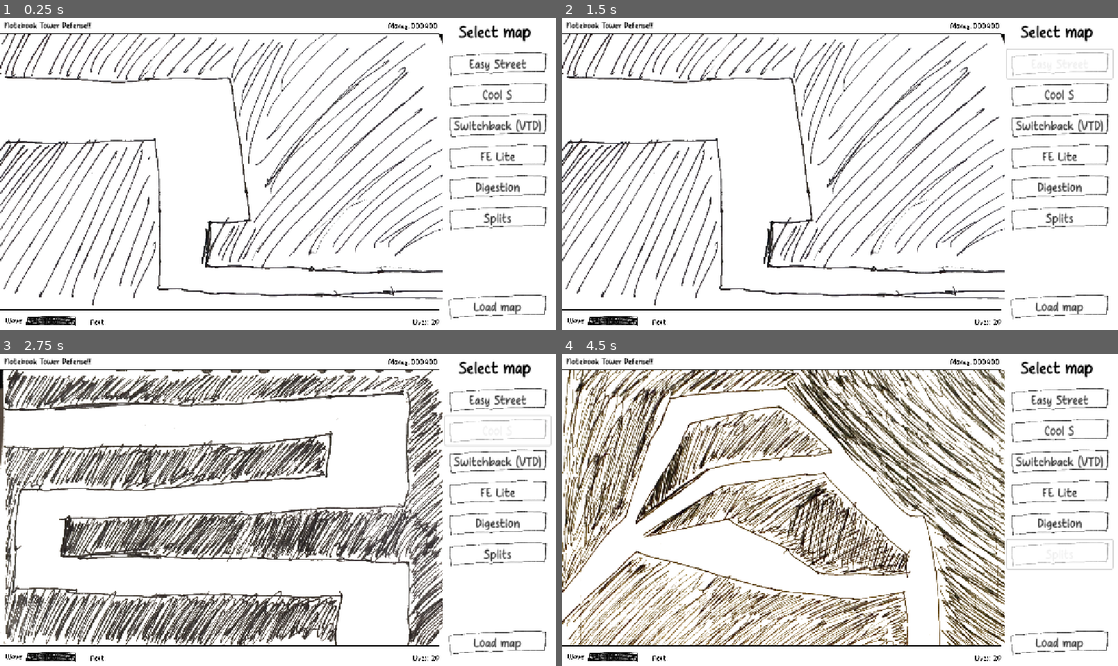
Above: before the commit, frames 1-4 (two rows, left to right).
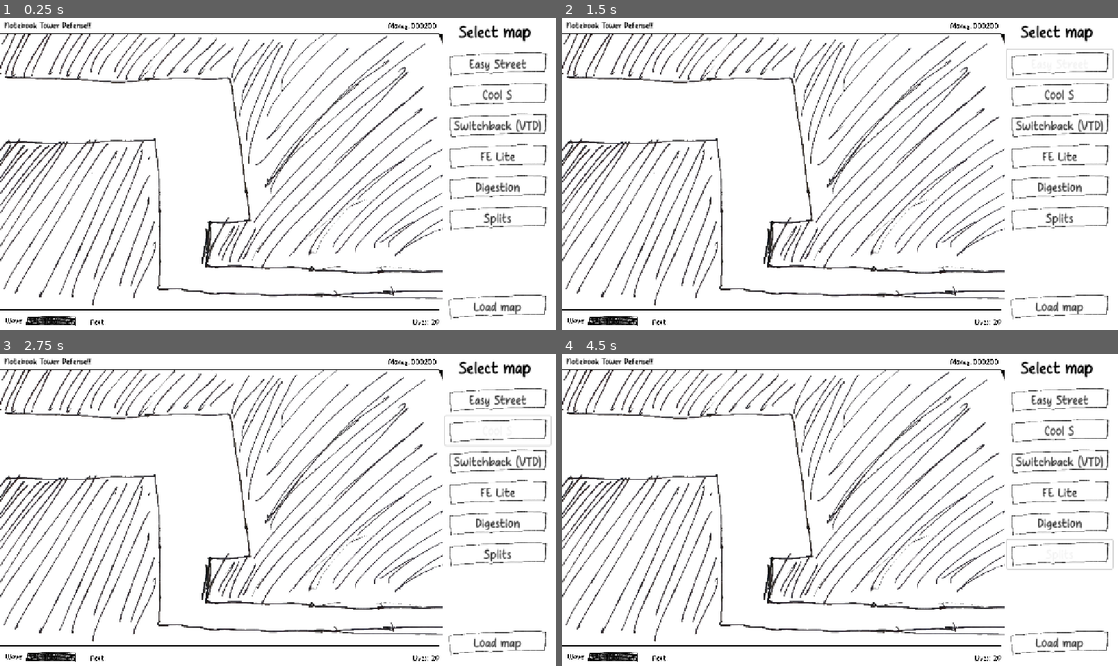
Above: after the commit, the same moments.

Repository: OzuYatamutsu/notebook-tower-defense
Game: Godot game, scene res://levels/MapSelect.tscn
Two runs of this game, one before a commit and one after it. Both use one fixed random seed, a clock stepped at 60 frames per second and the inputs below.
Inputs (mouse positions are in pixels of both pictures, inside the frame that each line leads up to):
- Up to frame 1 (0.25 s): no input
- Up to frame 2 (1.5 s): click "Easy Street" at 0.5 s; click (1056, 64) at 1.25 s, where only the run after the commit has a clickable "Easy Street"
- Up to frame 3 (2.75 s): click "Cool S" at 2 s
- Up to frame 4 (4.5 s): click "FE Lite" at 2.75 s; click "Digestion" at 3.5 s; click "Splits" at 4.25 s

The runs differ from the first frame. In frame 1, less than 0.1% of the frame differs, in the area x 76-79%, y 1-4%; in frame 2, 0.2%; in frame 3, 29%; in frame 4, 33%, in the area x 0-99%, y 1-94%.
Error after the commit: Parse Error: Cannot find member "BGM_WAVES_INITIAL" in base "Audio". (res://levels/level.gd:97)

Commit message:
Add full list of bgm

Diff:
--- a/components/audio.gd
+++ b/components/audio.gd
@@ -14,8 +14,17 @@
 const SFX_FATONE_DEATH: AudioStreamWAV = preload("res://sfx/mob_fatone_death.wav")
 
 const BGM_FADE_TIME_SECS: float = 0.5
-const BGM_INTRO_LOOP: AudioStreamMP3 = preload("res://bgm/bgm_intro_loop.mp3")
-const BGM_WAVES_INITIAL: AudioStreamMP3 = preload("res://bgm/bgm_waves_initial.mp3")
+
+const BGM_LOOP_0: AudioStreamMP3 = preload("res://bgm/1_loop_0.mp3")
+const BGM_LOOP_1: AudioStreamMP3 = preload("res://bgm/2_loop_1.mp3")
+const BGM_LOOP_2: AudioStreamMP3 = preload("res://bgm/3_loop_2.mp3")
+const BGM_LOOP_3: AudioStreamMP3 = preload("res://bgm/4_loop_3.mp3")
+const BGM_LOOP_4: AudioStreamMP3 = preload("res://bgm/5_loop_4.mp3")
+const BGM_LOOP_5: AudioStreamMP3 = preload("res://bgm/7_loop_5.mp3")
+const BGM_LOOP_6: AudioStreamMP3 = preload("res://bgm/9_loop_6.mp3")
+const BGM_LOOP_7: AudioStreamMP3 = preload("res://bgm/10_loop_7.mp3")
+const BGM_X_LOOP_4_TO_LOOP_5: AudioStreamMP3 = preload("res://bgm/6_x_l4_to_l5.mp3")
+const BGM_X_LOOP_5_TO_LOOP_6: AudioStreamMP3 = preload("res://bgm/8_x_l5_to_l6.mp3")
 
 var _should_play_sfx: bool = true
 var _should_play_bgm: bool = true
Not shown, added: bgm/10_loop_7.mp3.import
Not shown, added: bgm/1_loop_0.mp3.import
Not shown, added: bgm/2_loop_1.mp3.import
Not shown, added: bgm/3_loop_2.mp3.import
Not shown, added: bgm/4_loop_3.mp3.import
Not shown, added: bgm/5_loop_4.mp3.import
Not shown, added: bgm/6_x_l4_to_l5.mp3.import
Not shown, added: bgm/7_loop_5.mp3.import
Not shown, added: bgm/8_x_l5_to_l6.mp3.import
Not shown, added: bgm/9_loop_6.mp3.import
Not shown, removed: bgm/bgm_intro_loop.mp3.import
Not shown, removed: bgm/bgm_loop_waves_end.mp3.import
(and 20 more such lines)
